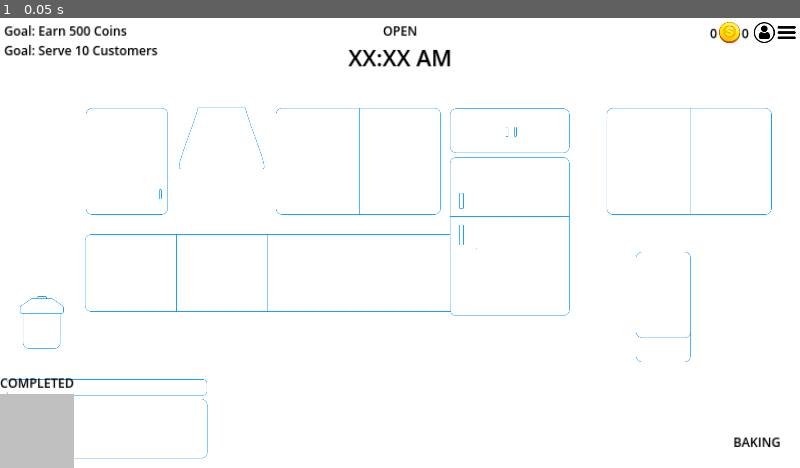
Above: before the commit, frame 1.
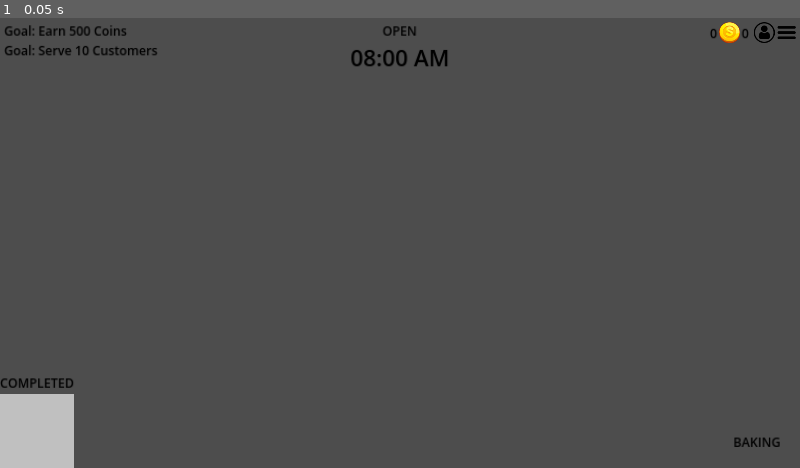
Above: after the commit, the same moment.

Repository: anj0la/BakingFrenzy
Game: Godot game, scene res://scenes/HUD.tscn
The game is run twice, just before and just after one commit, with the same random seed, the same clock (stepped at 60 frames per second) and the same inputs. The project has no main scene, so this scene is started directly.
Inputs:
- Up to frame 1 (0.05 s): no input

The runs differ from the first frame. In frame 1, 98% of the frame differs, in the area x 0-100%, y 0-100%.

Commit message:
Able to add time conversion rate for game, so that every time  the timer goes down by the specified interval (6 seconds per hour = 1 second per minute, 12 seconds per hour = 2 seconds per minute, 18 seconds per hour = 3 seconds per minute), and displays the time as intended.

Diff:
--- a/scenes/HUD.tscn
+++ b/scenes/HUD.tscn
@@ -1,14 +1,17 @@
-[gd_scene load_steps=6 format=3 uid="uid://dqfwvvi6rb8gb"]
+[gd_scene load_steps=7 format=3 uid="uid://dqfwvvi6rb8gb"]
 
 [ext_resource type="Texture2D" uid="uid://c1uakdggq2pls" path="res://art/game_background_outline_recipe.png" id="1_cyc50"]
 [ext_resource type="Texture2D" uid="uid://dmd8bi6t15j6f" path="res://art/gold_coin.png" id="1_r51x3"]
+[ext_resource type="Script" path="res://scripts/HUD.gd" id="1_xlsrd"]
 [ext_resource type="Texture2D" uid="uid://c0by4gbg7w3xs" path="res://art/customer_icon.png" id="2_xlj4a"]
 [ext_resource type="Texture2D" uid="uid://bjtah45epwl36" path="res://art/menu_icon.png" id="3_oqgce"]
 [ext_resource type="Texture2D" uid="uid://cbnbca3ng6pt7" path="res://art/rect_white.png" id="4_ygfvq"]
 
 [node name="HUD" type="CanvasLayer"]
+script = ExtResource("1_xlsrd")
 
 [node name="TextureRect" type="TextureRect" parent="."]
+visible = false
 offset_right = 40.0
 offset_bottom = 40.0
 texture = ExtResource("1_cyc50")
@@ -98,7 +101,7 @@
 layout_mode = 2
 theme_override_colors/font_color = Color(0, 0, 0, 1)
 theme_override_font_sizes/font_size = 54
-text = "XX:XX AM"
+text = "08:00 AM"
 horizontal_alignment = 1
 
 [node name="RecipeStatusContainer" type="VBoxContainer" parent="MainControl"]
--- /dev/null
+++ b/scripts/HUD.gd
@@ -0,0 +1,79 @@
+extends CanvasLayer
+
+const BASE_RATE: int = 5
+@export var seconds_per_in_game_hour: int # 6, 12, 18
+var current_in_game_hour: float # 8.0, 8.1
+var increment_interval: float # Define the interval at which to increment in-game time by 0.1 hours
+
+# Called when the node enters the scene tree for the first time.
+func _ready() -> void:
+	increment_interval = seconds_per_in_game_hour / BASE_RATE
+	current_in_game_hour = 13.0 # Start at 8:00 AM.
+	display_time_in_hud(current_in_game_hour)
+
+# Time goes from 8:00 AM to 6:00 PM -> 10 intervals
+# 6 seconds = 1 hour (10 minutes per second): 10 hours in-game takes 60 seconds in real time.
+# 9 seconds = 1 hour (10 minutes per 1.5 seconds): 10 hours takes 90 seconds.
+# 12 seconds = 1 hour (10 minutes per 2 seconds): 10 hours takes 120 seconds.
+# Updates the in-game time based on the remaining seconds.
+func update_time_indicator(remaining_seconds: int) -> void:
+	# Currently, hour changes every 24 seconds. 8.0 -> 8.5 -> 9.0.
+	if remaining_seconds % int(increment_interval) == 0:
+		if current_in_game_hour - floor(current_in_game_hour) < 0.5:
+			current_in_game_hour += 0.1
+		else:
+			# Move to next full hour if we're at 0.5
+			current_in_game_hour = floor(current_in_game_hour) + 1.0
+
+	# Display in HUD
+	display_time_in_hud(current_in_game_hour)
+
+func display_time_in_hud(in_game_hour: float) -> void:
+	var hours = int(in_game_hour)
+	var minutes = round((in_game_hour - floor(in_game_hour)) * 100)
+	var am_pm_indicator = " AM" if hours < 12 else " PM"
+
+	# Convert hours to 12-hour format for display
+	var display_hour = hours if hours <= 12 else hours - 12
+	if display_hour == 0:
+		display_hour = 12  # Handle 12 AM/PM edge case
+
+	# Format minutes with padding
+	var display_minutes = str(minutes).pad_zeros(2)
+	print(str(display_hour) + ":" + display_minutes + am_pm_indicator)
+
+	# print(str(hours) + ":" + "00" if minutes < 1 else str(minutes) + am_pm_indicator)
+
+
+
+
+	# assume seconds = 6
+	# 60 % 6 = 10
+	# 60 / 6, 120 / 12, 90 / 9 -> use modulo?
+	# 60 % 6 == 0
+	# 54 % 6
+
+	# for 60 seconds, every second we increment by .1
+	# for 120 seconds, every 2 seconds we increment by .1
+	# for 180 seconds, every 3 seconds we increment by .1
+
+	# Format time
+	# 120 % 12 == 0 -> 1 hour (10)
+	# 119 % 12 == 11 -> do nothing.
+	# 118 % 12 == 10 -> increment by .1 -> 8.1
+	# 116 % 12 == 8 --> increment by .1. -> 9.2
+	# 114 -> 8.3
+	# 112 -> 8.4
+	# 110 -> 8.5
+	# 108 % 12 == 0 -> 2 hours (9) -> 9.0
+
+
+
+	# 96 % 12 == 0 -> 3 hours (8)
+	# 84 % 12 == 0 -> 4 hours (7)
+	# 72 % 12 == 0 -> 5 hours (6)
+	# 60 % 12 == 0 -> 6 hours (5)
+	# 48 % 12 == 0 -> 7 hours (4)
+	# 36 % 12 == 0 -> 8 hours (3)
+	# 24 % 12 == 0 -> 9 hours (2)
+	# 12 % 12 == 0 -> 10 hours (1) -> or we stop here, so when 12 == 12
Not shown: 1 places in scenes/Game.tscn that only renumber resources
